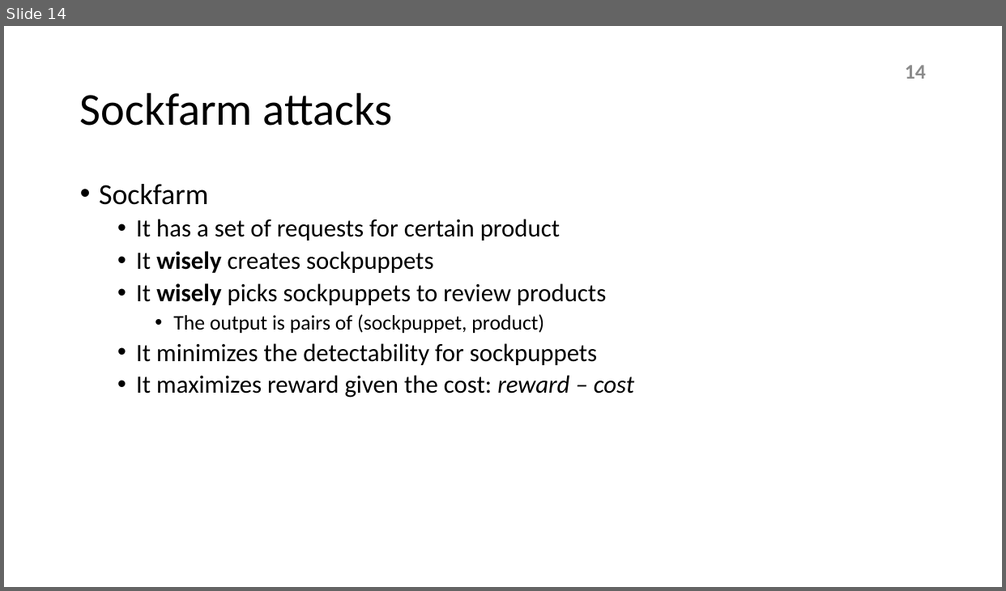
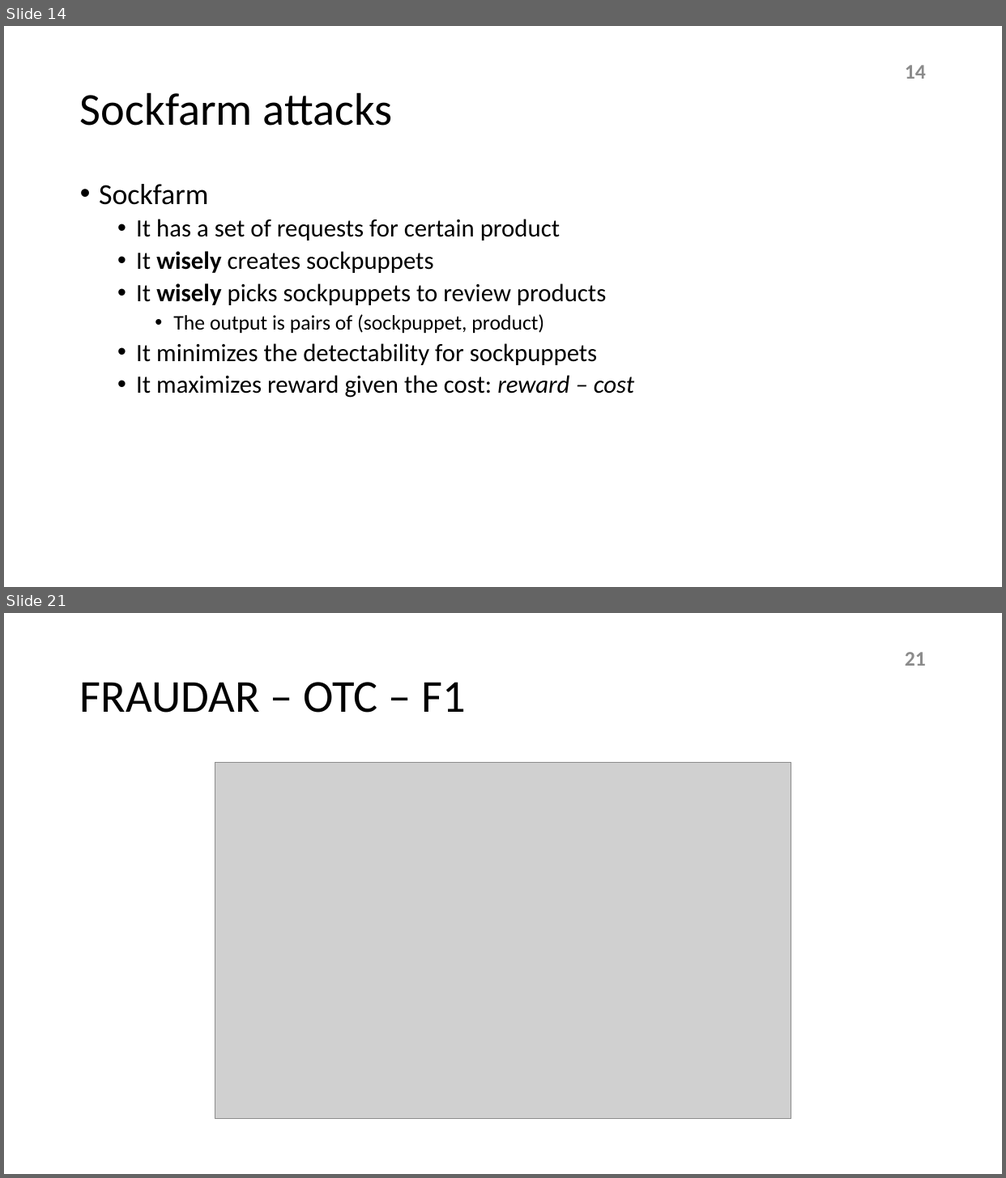
Before and after one commit to hellokayas/Sockfarm-Project, a slide deck: resources/sockfarm.pptx. Shown one above the other, each under a label of ours: slide 14 before the commit, slides 14 and 21 after it; the slides between them are not shown. The pictures are 1006x591 and 1006x1178 pixels, drawn with LibreOffice and Linux fonts; fonts in the diff are those of the drawing; grey boxes stand for pictures. Boxes give left, top, right and bottom in pixels: in the first picture for what was removed or moved away, otherwise in the second. Text is boxed around its words. In the diff, an @@ line names an element or a change of style, - is before the commit and + after.

```diff
--- a/resources/sockfarm.pptx
+++ b/resources/sockfarm.pptx
@@ slide 21 added at [4,613,1002,1174], background #FFFFFF @@
@@ page number added at [905,652,926,666], 20 pt, text #8C8C8C, bold @@
+21
@@ title added at [80,682,465,713], 44 pt, text #000000 @@
+FRAUDAR – OTC – F1
@@ picture added at [215,763,791,1119] @@
```
Also in this commit, not shown: 10 slides changed, 1 other slide added, 1 other file.
